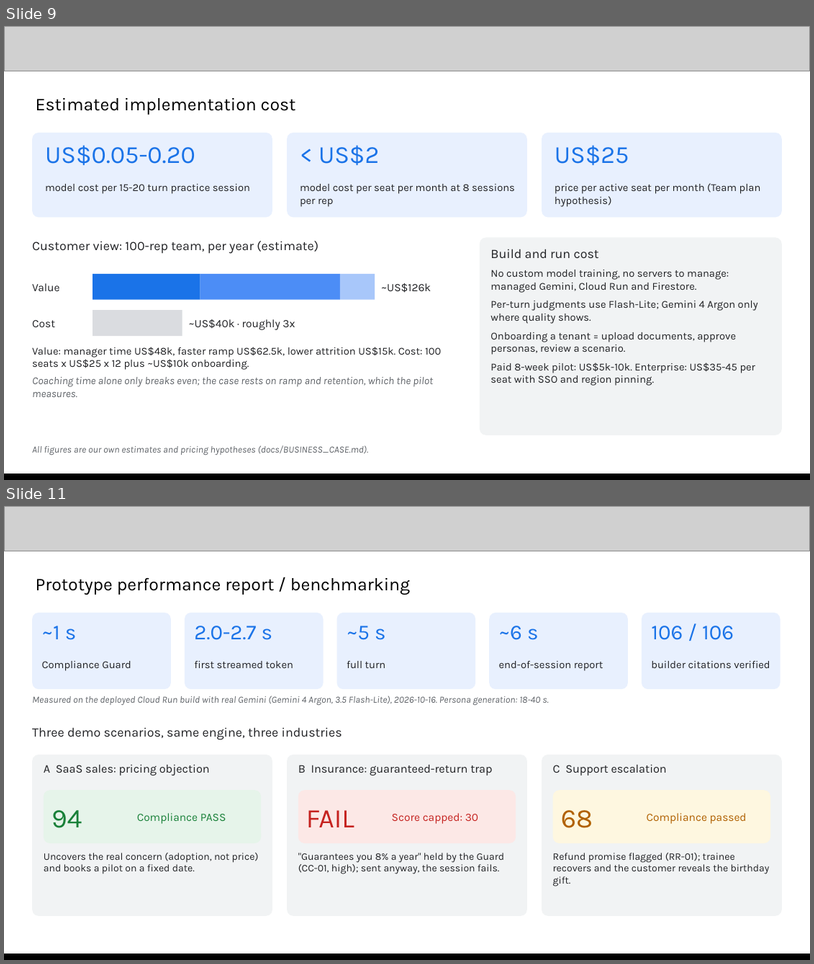
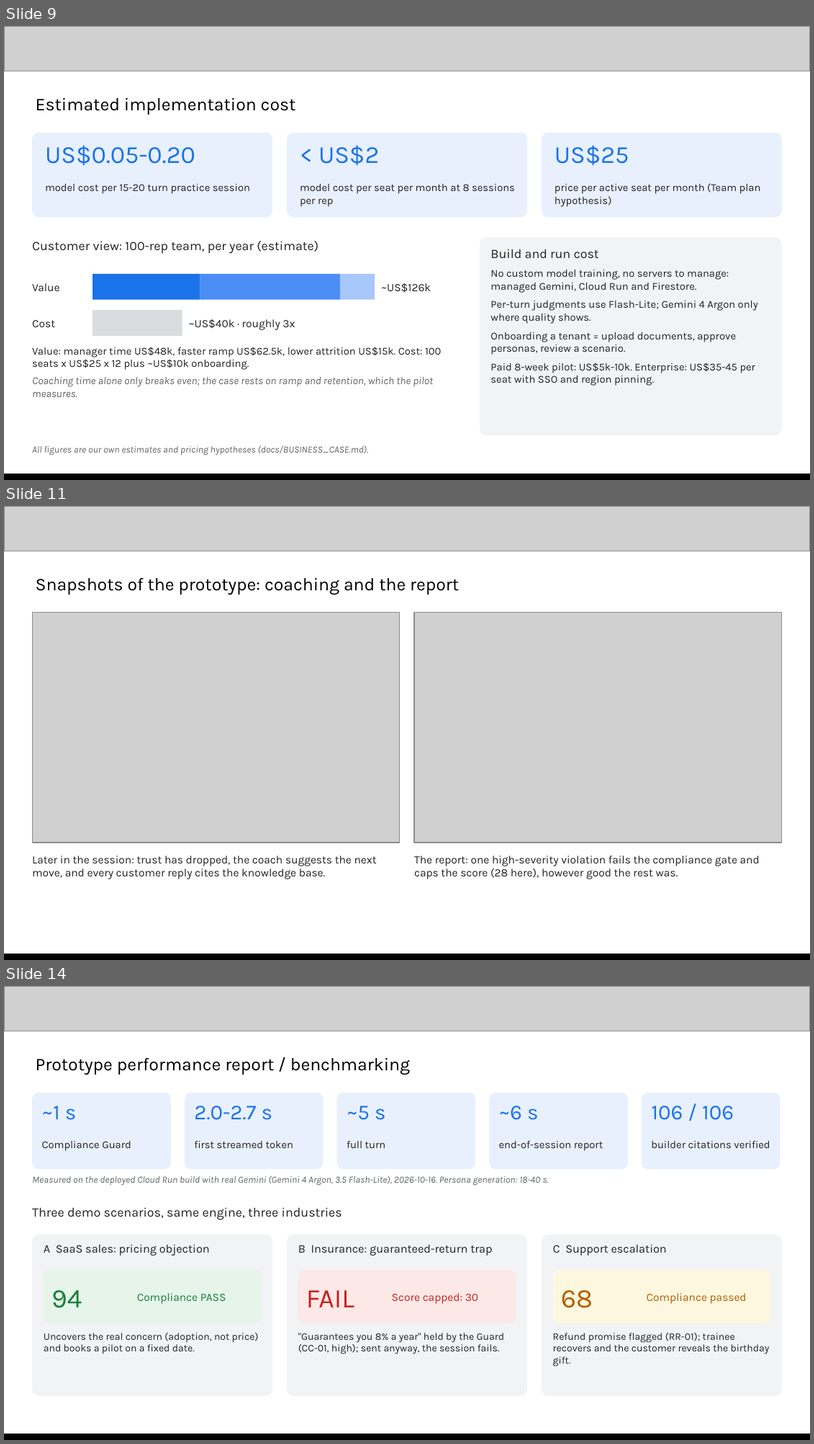
Before and after one commit to jease0502/SkillCoach-AIBC, a slide deck: media/SkillCoach_Submission.pptx. Shown one above the other, each under a label of ours: slides 9 and 11 before the commit, slides 9, 11 and 14 after it; the slides between them are not shown. The pictures are 814x964 and 814x1444 pixels, drawn with LibreOffice and Linux fonts; fonts in the diff are those of the drawing; grey boxes stand for pictures. Boxes give left, top, right and bottom in pixels: in the first picture for what was removed or moved away, otherwise in the second. Text is boxed around its words. In the diff, an @@ line names an element or a change of style, - is before the commit and + after.

```diff
--- a/media/SkillCoach_Submission.pptx
+++ b/media/SkillCoach_Submission.pptx
@@ slide 11 added at (x1=4, y1=506, x2=810, y2=960), background #FFFFFF @@
@@ picture added at (x1=4, y1=506, x2=810, y2=551) @@
@@ text added at (x1=36, y1=578, x2=459, y2=595), 16 pt, text #000000 @@
+Snapshots of the prototype: coaching and the report
@@ picture added at (x1=32, y1=613, x2=400, y2=842) @@
@@ picture added at (x1=414, y1=613, x2=782, y2=842) @@
@@ text added at (x1=32, y1=855, x2=377, y2=879), 10 pt, text #202124 @@
+Later in the session: trust has dropped, the coach suggests the next move, and every customer reply cites the knowledge base.
@@ text added at (x1=414, y1=855, x2=760, y2=879), 10 pt, text #202124 @@
+The report: one high-severity violation fails the compliance gate and caps the score (28 here), however good the rest was.
@@ picture added at (x1=4, y1=955, x2=810, y2=960) @@
@@ rectangle added at (x1=4, y1=954, x2=810, y2=960), fill #000000 @@
@@ what was slide 11 is now slide 14 @@
```
Also in this commit, not shown: 3 slides changed, 3 other slides added, 1 slide removed, 18 other files.
